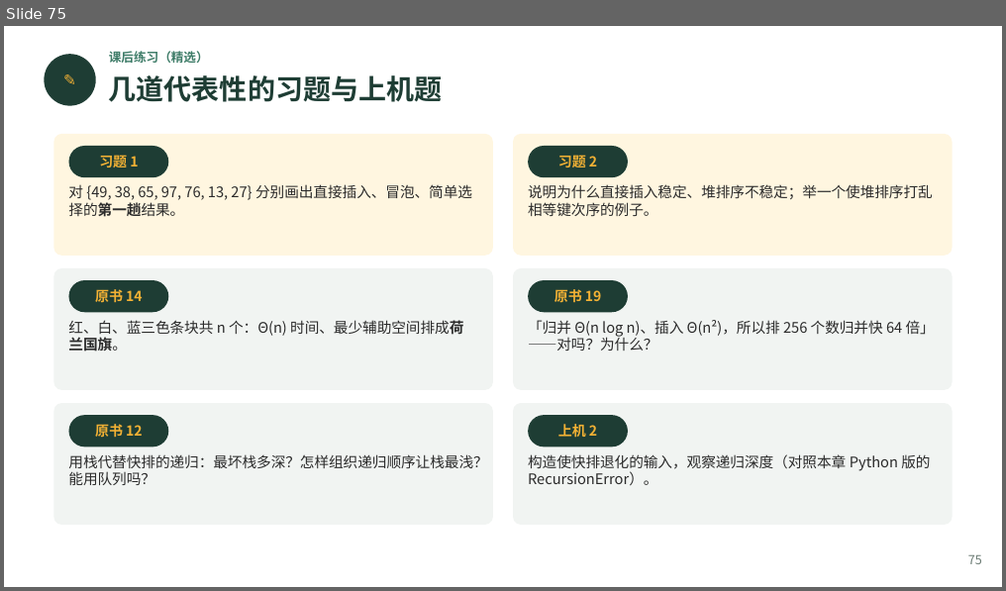
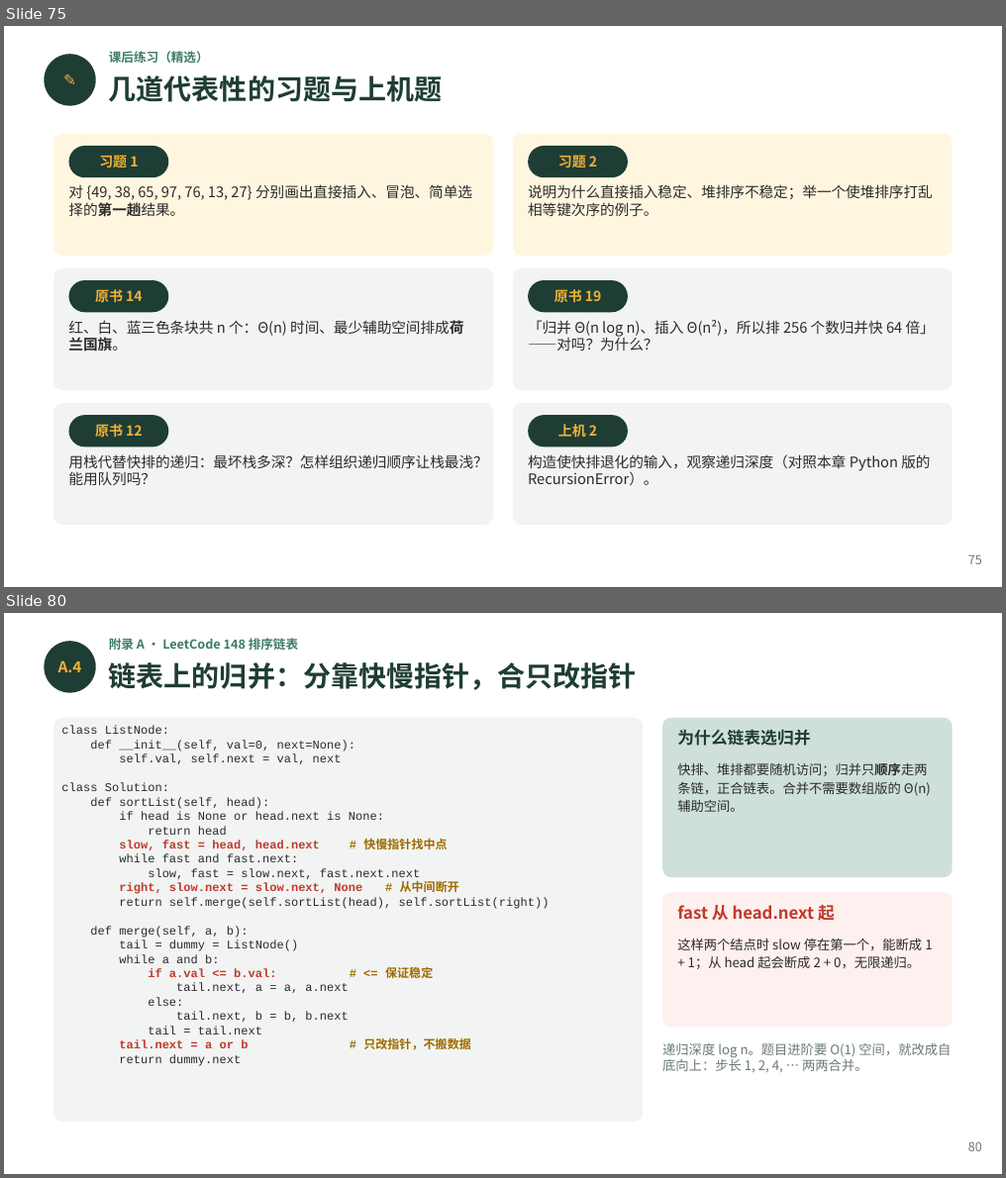
Before and after one commit to GMyhf/2026fall-cs201, a slide deck: courseware/202609_DSA_08_Sorting.pptx. Shown one above the other, each under a label of ours: slide 75 before the commit, slides 75 and 80 after it; the slides between them are not shown. The pictures are 1006x591 and 1006x1178 pixels, drawn with LibreOffice and Linux fonts; fonts in the diff are those of the drawing. Boxes give left, top, right and bottom in pixels: in the first picture for what was removed or moved away, otherwise in the second. Text is boxed around its words. In the diff, an @@ line names an element or a change of style, - is before the commit and + after.

```diff
--- a/courseware/202609_DSA_08_Sorting.pptx
+++ b/courseware/202609_DSA_08_Sorting.pptx
@@ slide 80 added at (4,613,1002,1174), background #FFFFFF @@
@@ ellipse added at (44,641,96,693), fill #1E3D34 @@
@@ text added at (109,638,298,650), 9 pt, text #3E7C68, bold @@
+附录 A · LeetCode 148 排序链表
@@ text added at (58,661,82,672), 11 pt, text #F2B134, bold @@
+A.4
@@ text added at (109,663,637,690), 20 pt, text #1E3D34, bold @@
+链表上的归并：分靠快慢指针，合只改指针
@@ rounded rectangle added at (54,718,643,1122), fill #F1F4F2 @@
@@ text added at (61,726,549,1066), 8.6 pt, text #2B2B2B @@
+class ListNode:
+def __init__(self, val=0, next=None):
+self.val, self.next = val, next
+class Solution:
+def sortList(self, head):
+if head is None or head.next is None:
+return head
+slow, fast = head, head.next # 快慢指针找中点
+while fast and fast.next:
+slow, fast = slow.next, fast.next.next
+right, slow.next = slow.next, None # 从中间断开
+return self.merge(self.sortList(head), self.sortList(right))
+def merge(self, a, b):
+tail = dummy = ListNode()
+while a and b:
+if a.val <= b.val: # <= 保证稳定
+tail.next, a = a, a.next
+else:
+tail.next, b = b, b.next
+tail = tail.next
+tail.next = a or b # 只改指针，不搬数据
+return dummy.next
@@ rounded rectangle added at (662,718,952,877), fill #CFE0D8 @@
@@ text added at (677,729,810,746), 12 pt, text #1E3D34, bold @@
+为什么链表选归并
@@ text added at (677,763,931,812), 9.5 pt, text #2B2B2B @@
+快排、堆排都要随机访问；归并只顺序走两条链，正合链表。合并不需要数组版的 Θ(n) 辅助空间。
@@ rounded rectangle added at (662,892,952,1027), fill #FDF0EE @@
@@ text added at (677,905,835,921), 12 pt, text #C0392B, bold @@
+fast 从 head.next 起
@@ text added at (677,939,932,969), 9.5 pt, text #2B2B2B @@
+这样两个结点时 slow 停在第一个，能断成 1 + 1；从 head 起会断成 2 + 0，无限递归。
@@ text added at (662,1044,950,1072), 9.5 pt, text #6B7B74 @@
+递归深度 log n。题目进阶要 O(1) 空间，就改成自底向上：步长 1, 2, 4, … 两两合并。
@@ text added at (968,1142,982,1152), 9 pt, text #6B7B74 @@
+80
```
Also in this commit, not shown: 2 slides changed, 8 other slides added, 2 other files.
